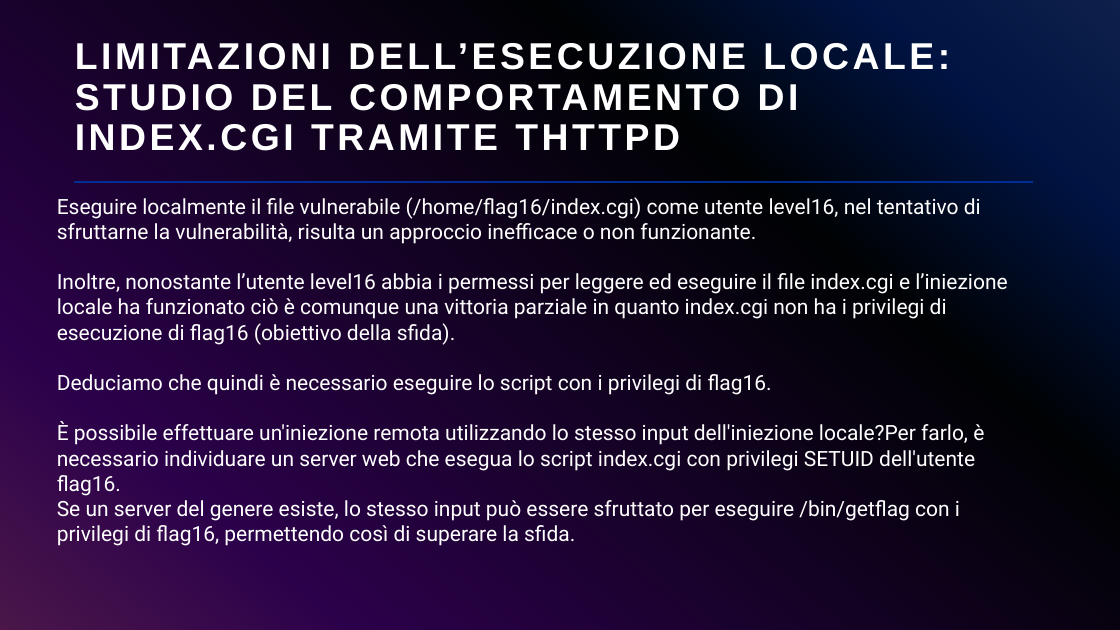
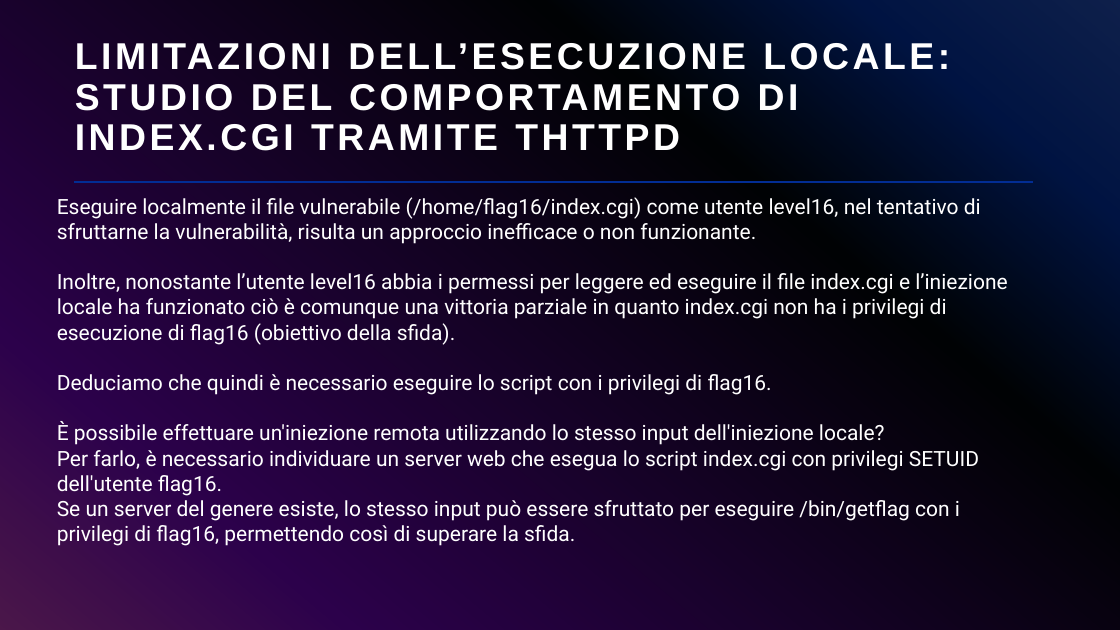
Before and after one commit to giorgiosiniscalchi/Nebula16-ITA, a slide deck: slide 18 of Presentazione Nebula16.pptx. Drawn at 1120x630 pixels with LibreOffice and Linux fonts; fonts in the diff are those of the drawing. Boxes give left, top, right and bottom in pixels: in the first picture for what was removed or moved away, otherwise in the second. Text is boxed around its words. In the diff, an @@ line names an element or a change of style, - is before the commit and + after.

```diff
--- a/Presentazione Nebula16.pptx
+++ b/Presentazione Nebula16.pptx
@@ text at (57,421,979,496): text changed @@
-È possibile effettuare un'iniezione remota utilizzando lo stesso input dell'iniezione locale?Per farlo, è necessario individuare un server web che esegua lo script index.cgi con privilegi SETUID dell'utente flag16.
+È possibile effettuare un'iniezione remota utilizzando lo stesso input dell'iniezione locale?
+Per farlo, è necessario individuare un server web che esegua lo script index.cgi con privilegi SETUID dell'utente flag16.
```
Also in this commit, not shown: 5 other slides changed.
